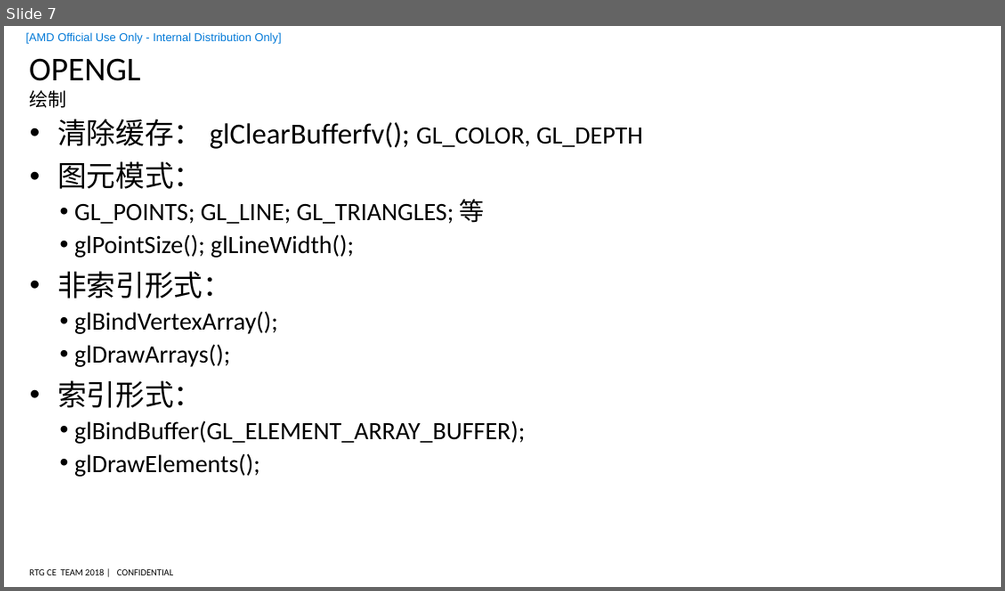
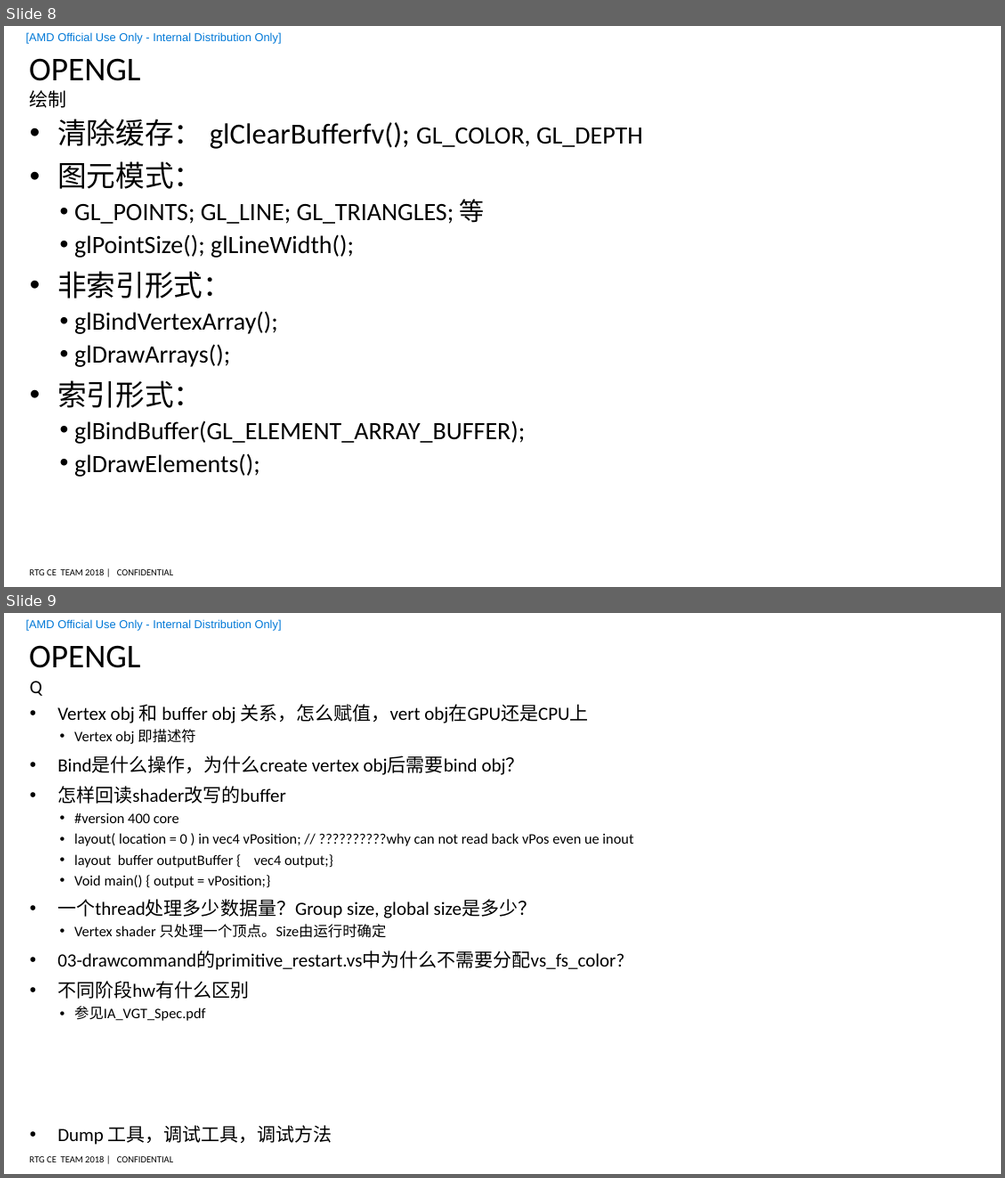
Before and after one commit to feifei14119/examples, a slide deck: study.pptx. Shown one above the other, each under a label of ours: slide 7 before the commit, slides 8 and 9 after it. The pictures are 1005x591 and 1005x1178 pixels, drawn with LibreOffice and Linux fonts; fonts in the diff are those of the drawing; background and template pictures are left out. Boxes give left, top, right and bottom in pixels: in the first picture for what was removed or moved away, otherwise in the second. Text is boxed around its words. In the diff, an @@ line names an element or a change of style, - is before the commit and + after.

```diff
--- a/study.pptx
+++ b/study.pptx
@@ slide 9 added at (x1=4, y1=613, x2=1001, y2=1174), background #FFFFFF; not listed: 3 template elements that a slide beside it also shows @@
@@ title added at (x1=29, y1=645, x2=141, y2=668), 32 pt, text #000000 @@
+OPENGL
@@ text added at (x1=30, y1=681, x2=42, y2=696), 18 pt, text #000000 @@
+Q
@@ text added at (x1=57, y1=704, x2=633, y2=1143), 18 pt, text #000000 @@
+• Vertex obj 和 buffer obj 关系，怎么赋值，vert obj在GPU还是CPU上
+  • Vertex obj 即描述符
+• Bind是什么操作，为什么create vertex obj后需要bind obj？
+• 怎样回读shader改写的buffer
+  • #version 400 core
+  • layout( location = 0 ) in vec4 vPosition; // ??????????why can not read back vPos even ue inout
+  • layout buffer outputBuffer { vec4 output;}
+  • Void main() { output = vPosition;}
+• 一个thread处理多少数据量？Group size, global size是多少？
+  • Vertex shader 只处理一个顶点。Size由运行时确定
+• 03-drawcommand的primitive_restart.vs中为什么不需要分配vs_fs_color?
+• 不同阶段hw有什么区别
+  • 参见IA_VGT_Spec.pdf
+• Dump 工具，调试工具，调试方法
@@ what was slide 7 is now slide 8 @@
```
Also in this commit, not shown: 2 slides changed, 1 other slide added.
